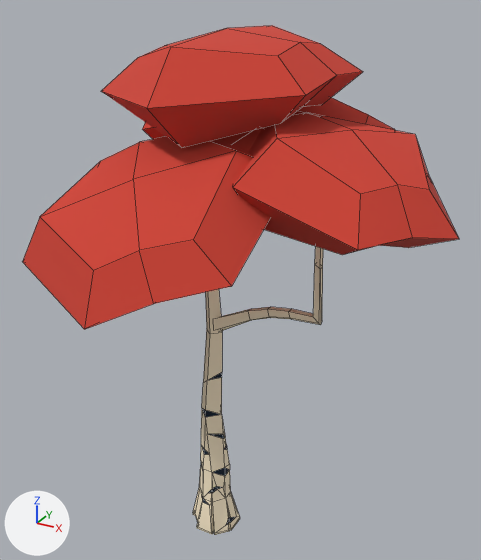
A saved change to the FBX model Assets/Models/StaticMeshes/SM_Tree_A.fbx.
Camera for both pictures: a 50 mm camera at (3.8, -6.13, 6.7) aimed at (0.31, 0.2, 3.53). Every picture has the same lights, and +X, +Y and +Z are marked at lower left. Mesh edges are drawn as thin lines. Where no turn or scale is listed for an object, it has been applied to the vertices.
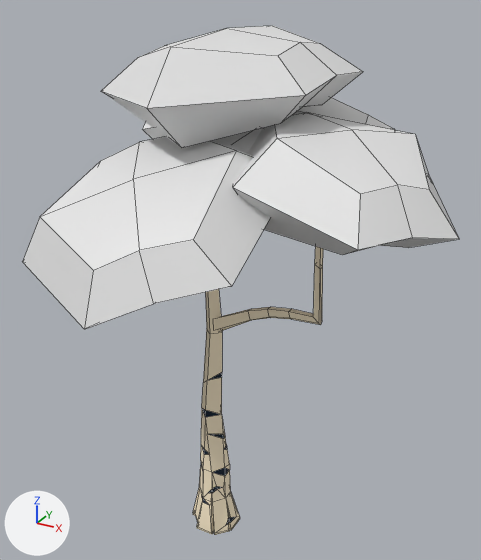
Boxes (x1, y1, x2, y2) around the edits, measured in the pictures (481 x 560 px):
```json
{"part": 1, "of": "me_cube_004", "change": "recoloured", "before": [23, 25, 459, 329], "after": [23, 25, 459, 329], "on screen": "red to white"}
```

The change, as JSON lines over the scene's bpy script:
```json
{"op": "add", "block": "mat_leaves", "code": ["mat_leaves = principled_material('Leaves')", "mat_leaves.base_color = (0.8, 0.8, 0.8)  # white #e7e7e7"]}
{"block": "me_cube_004", "where": "me_cube_004.from_pydata(...)  # 439 vertices, 443 faces; spans x -1.69..2.78, y -2.21..2.51, z -0.71..5.67"}
{"block": "me_cube_004", "where": "# used by ob_cube_022; location = (0.04, 0.0, 0.65)"}
{"block": "me_cube_004", "change": "me_cube_004 part 1: 192 of the faces centred in x -1.5..2.49, y -1.98..2.34, z 3.2..5.6 switch from mat_color_palette (picture img_horizon_recilience_palette_png) to mat_leaves (white #e7e7e7)"}
```
